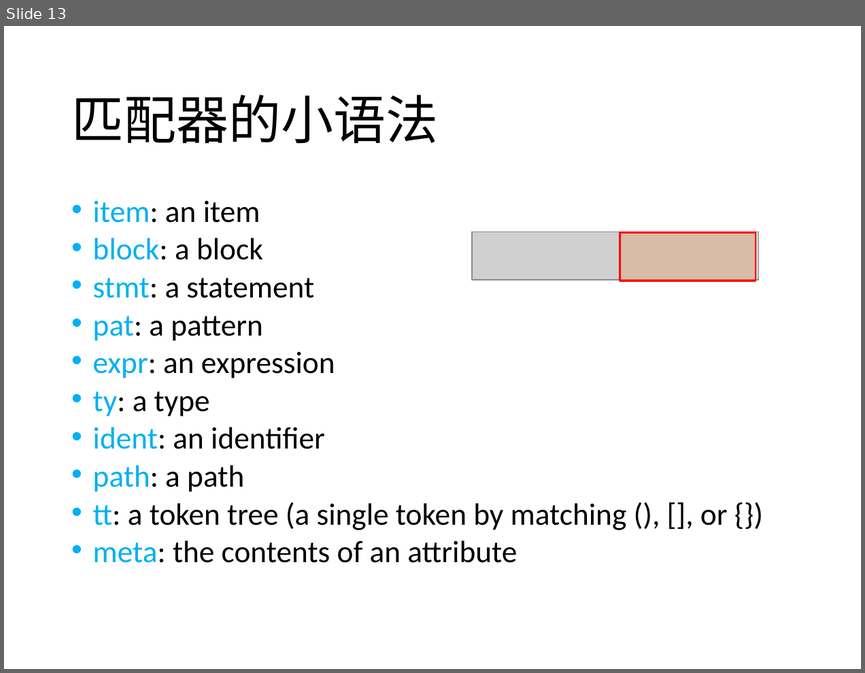
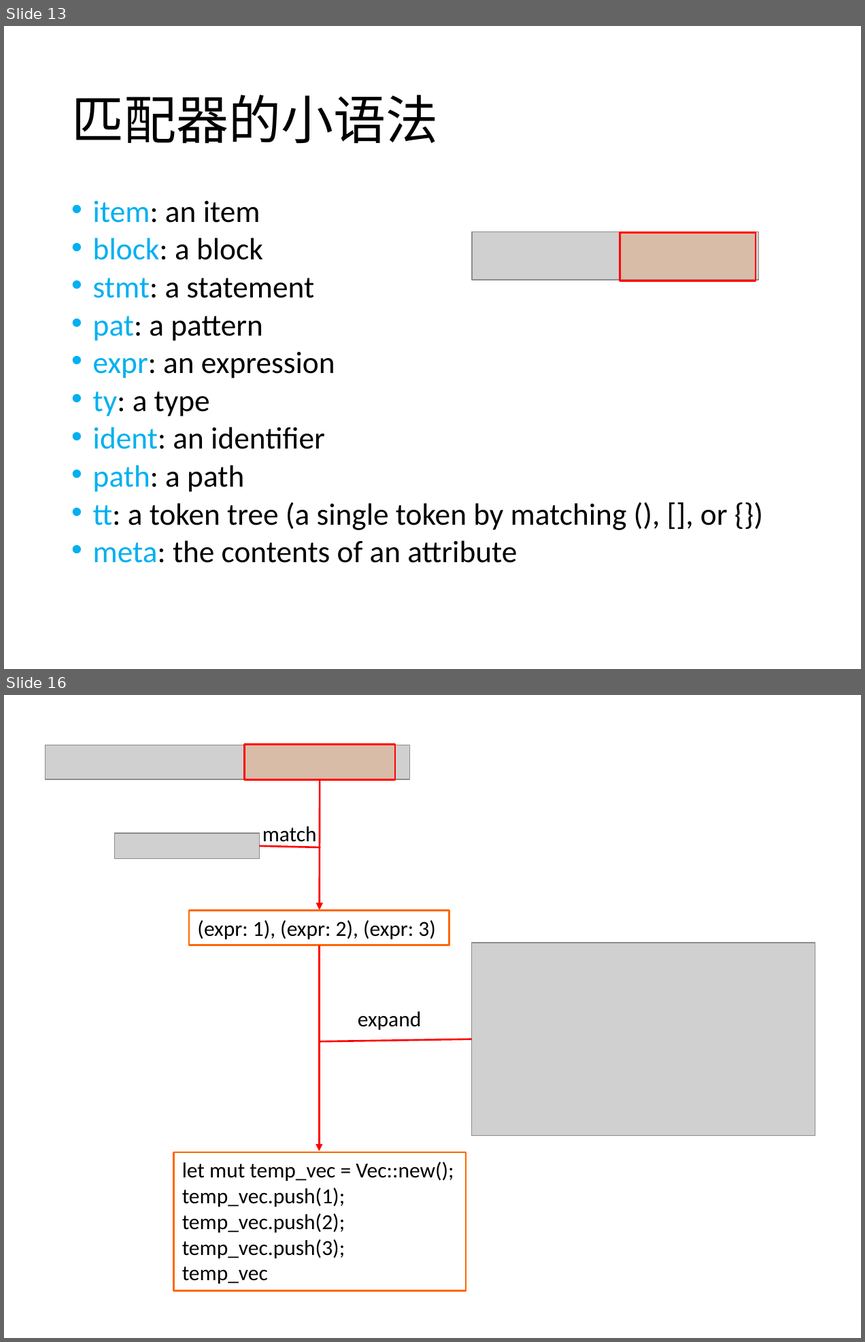
Before and after one commit to agave233/teamwork-14-Macro, a slide deck: Slides/Rust Part Slides.pptx. Shown one above the other, each under a label of ours: slide 13 before the commit, slides 13 and 16 after it; the slides between them are not shown. The pictures are 865x673 and 865x1342 pixels, drawn with LibreOffice and Linux fonts; fonts in the diff are those of the drawing; grey boxes stand for pictures. Boxes give left, top, right and bottom in pixels: in the first picture for what was removed or moved away, otherwise in the second. Text is boxed around its words. In the diff, an @@ line names an element or a change of style, - is before the commit and + after.

```diff
--- a/Slides/Rust Part Slides.pptx
+++ b/Slides/Rust Part Slides.pptx
@@ slide 16 added at [4, 695, 861, 1338], background #FFFFFF @@
@@ picture added at [45, 745, 409, 779] @@
@@ rectangle added at [245, 745, 396, 780], fill #FF6600 at 19% opacity, outline #FF0000 1.5 pt @@
@@ arrow added from (320, 780) to (320, 910), #FF0000 1.5 pt @@
@@ picture added at [115, 833, 259, 859] @@
@@ text added at [262, 826, 317, 846], 18 pt, text #000000 @@
+match
@@ line added from (259, 846) to (320, 847), #FF0000 1.5 pt @@
@@ rectangle added at [189, 910, 449, 945], outline #FF6600 1.5 pt, 18 pt, text #000000 @@
+(expr: 1), (expr: 2), (expr: 3)
@@ arrow added from (320, 945) to (320, 1151), #FF0000 1.5 pt @@
@@ picture added at [472, 943, 815, 1136] @@
@@ text added at [358, 1011, 421, 1030], 18 pt, text #000000 @@
+expand
@@ line added from (472, 1038) to (320, 1041), #FF0000 1.5 pt @@
@@ rectangle added at [173, 1152, 466, 1291], outline #FF6600 1.5 pt, 18 pt, text #000000 @@
+let mut temp_vec = Vec::new();
+temp_vec.push(1);
+temp_vec.push(2);
+temp_vec.push(3);
+temp_vec
```
Also in this commit, not shown: 1 slide changed, 2 other slides added, 1 other file.
